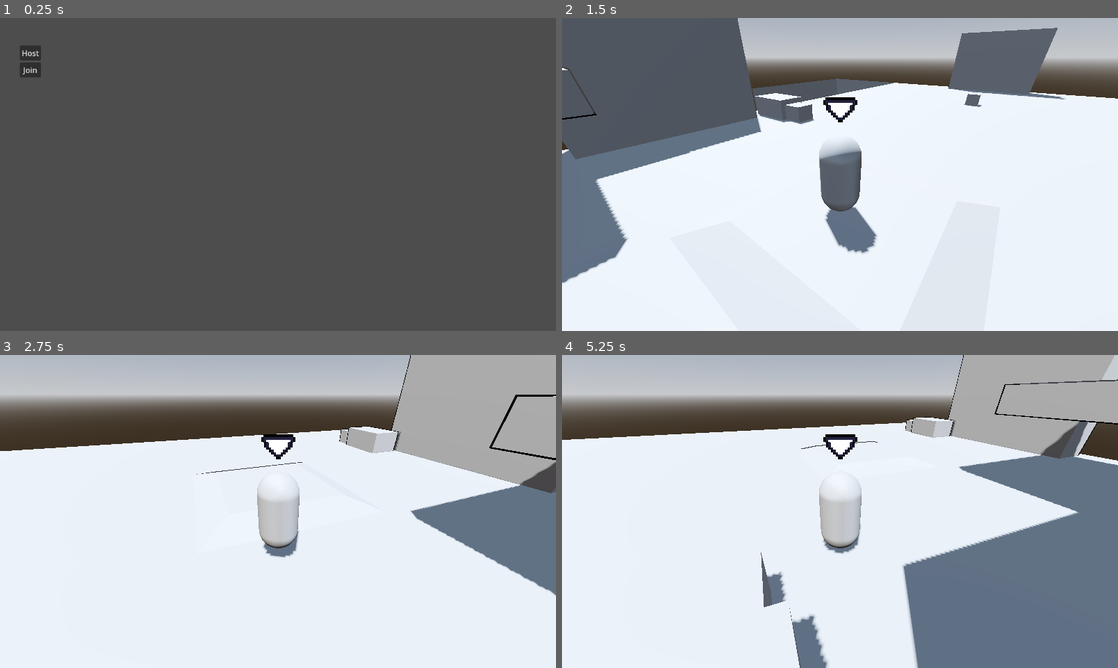
Above: before the commit, frames 1-4 (two rows, left to right).
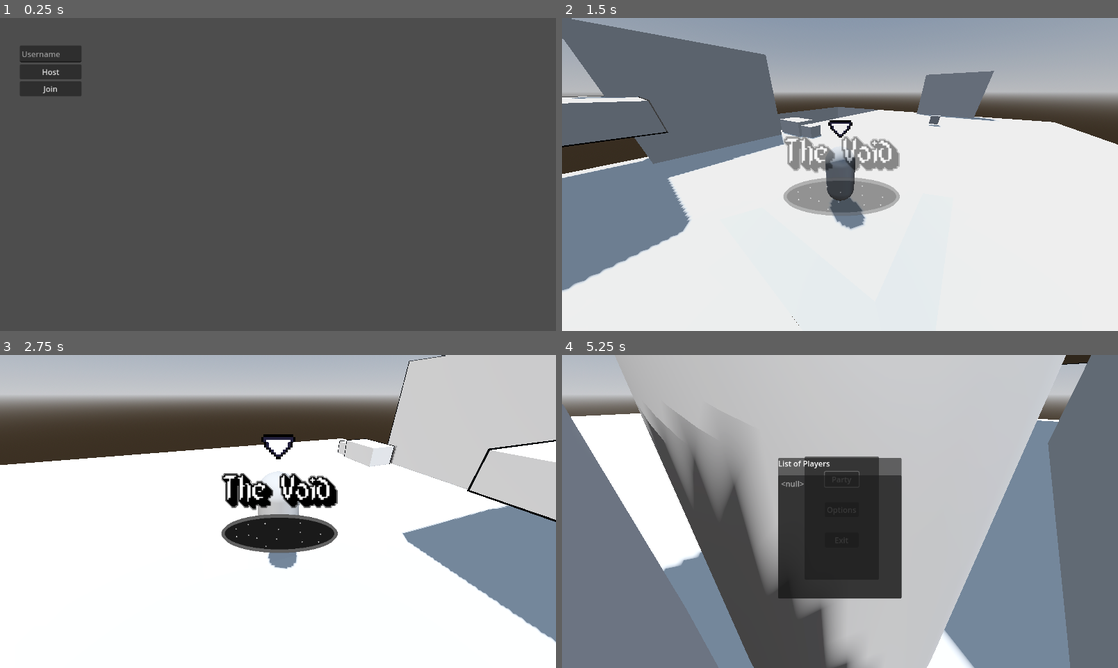
Above: after the commit, the same moments.

Repository: Yaszu-Mage/baco-bell
Game: Godot game, scene res://scenes/multiplayer-tip.tscn
The game is run twice, just before and just after one commit, with the same random seed, the same clock (stepped at 60 frames per second) and the same inputs. The engine's default icon, where the game draws it, is replaced by a stand-in: a white triangle on a blue panel in a dark square.
Inputs (mouse positions are in pixels of both pictures, inside the frame that each line leads up to):
- Up to frame 1 (0.25 s): no input
- Up to frame 2 (1.5 s): click "Host" at 0.5 s; tap Enter (ui_accept) at 1.25 s; move the mouse to (962, 158) at 1.27 s; hold Right (right) from 1.28 s (still down); hold Ctrl (slide) from 1.28 s (still down); click (962, 158) at 1.42 s
- Up to frame 3 (2.75 s): tap Enter (ui_accept) at 1.52, 1.55, 1.82, 2.1, 2.27, 2.57 s; move the mouse to (166, 527) at 2.02 s; release Right (right) at 2.03 s; release Ctrl (slide) at 2.03 s; hold S (ui_down) from 2.03 s (still down); tap Ctrl (slide) at 2.3 s
- Up to frame 4 (5.25 s): move the mouse to (895, 442) at 2.77 s; release S (ui_down) at 2.78 s; hold Right (right) 2.78-3.53 s; hold Ctrl (slide) 2.78-3.53 s; tap Enter (ui_accept) at 3.05, 3.77, 4.07 s; move the mouse to (812, 574) at 3.52 s; hold W (ui_up) 3.53-4.28 s; tap Ctrl (slide) at 3.6 s; click (812, 574) at 3.67 s; move the mouse to (1006, 558) at 4.27 s; hold Left (left) 4.28-5 s; hold Enter (ui_accept) 4.28-5 s; tap Escape (menu, bound only after the commit) at 4.9 s; click (840, 480) at 5 s, where only the run after the commit has a clickable "Party"

The runs differ from the first frame. In frame 1, 1.3% of the frame differs, in the area x 3-15%, y 8-25%; in frame 2, 34%; in frame 3, 23%; in frame 4, 70%, in the area x 0-100%, y 0-100%.
Error after the commit: Invalid type in function 'add_item' in base 'ItemList'. Cannot convert argument 1 from Nil to String. (res://script/player.gd:173)

Commit message:
Added Title Cards, and beginning of party system

Diff:
--- a/Global_Lists.gd
+++ b/Global_Lists.gd
@@ -15,7 +15,9 @@
 	the_void,
 }
 enum ability_types {attack,healing,defend}
-
+var players = []
+var usernames = {}
+var instances = {}
 # Called when the node enters the scene tree for the first time.
 func _ready() -> void:
 	pass # Replace with function body.
--- /dev/null
+++ b/assets/materials/checker.tres
@@ -0,0 +1,11 @@
+[gd_resource type="StandardMaterial3D" load_steps=5 format=2]
+[ext_resource path="checker_albedo.png" type="Texture" id=1]
+[ext_resource path="checker_normal.png" type="Texture" id=3]
+[resource]
+albedo_color = Color(1, 1, 1, 1)
+albedo_texture = ExtResource( 1 )
+metallic = 0
+roughness = 1
+normal_enabled = true
+normal_scale = 1
+normal_texture = ExtResource( 3 )
--- a/project.godot
+++ b/project.godot
@@ -73,3 +73,8 @@
 "events": [Object(InputEventKey,"resource_local_to_scene":false,"resource_name":"","device":-1,"window_id":0,"alt_press …(195 unchanged characters)…
 ]
 }
+menu={
+"deadzone": 0.2,
+"events": [Object(InputEventKey,"resource_local_to_scene":false,"resource_name":"","device":-1,"window_id":0,"alt_pressed":false,"shift_pressed":false,"ctrl_pressed":false,"meta_pressed":false,"pressed":false,"keycode":0,"physical_keycode":4194305,"key_label":0,"unicode":0,"location":0,"echo":false,"script":null)
+]
+}
--- a/scenes/enemy_base.tscn
+++ b/scenes/enemy_base.tscn
@@ -12,3 +12,8 @@
 
 [node name="MultiplayerSynchronizer" type="MultiplayerSynchronizer" parent="."]
 replication_config = SubResource("SceneReplicationConfig_fr7lv")
+
+[node name="VisibleOnScreenEnabler3D" type="VisibleOnScreenEnabler3D" parent="."]
+
+[connection signal="screen_entered" from="VisibleOnScreenEnabler3D" to="." method="_on_visible_on_screen_enabler_3d_screen_entered"]
+[connection signal="screen_exited" from="VisibleOnScreenEnabler3D" to="." method="_on_visible_on_screen_enabler_3d_screen_exited"]
--- a/scenes/multiplayer-tip.tscn
+++ b/scenes/multiplayer-tip.tscn
@@ -1,6 +1,14 @@
-[gd_scene load_steps=2 format=3 uid="uid://bgjqxlrky4y8n"]
+[gd_scene load_steps=3 format=3 uid="uid://bgjqxlrky4y8n"]
 
 [ext_resource type="Script" uid="uid://ps0smiy3ppyx" path="res://script/multiplayer.gd" id="1_w4jws"]
+
+[sub_resource type="SceneReplicationConfig" id="SceneReplicationConfig_3lg42"]
+properties/0/path = NodePath(".:username_sync")
+properties/0/spawn = true
+properties/0/replication_mode = 2
+properties/1/path = NodePath(".:instances")
+properties/1/spawn = true
+properties/1/replication_mode = 2
 
 [node name="Node3D" type="Node3D"]
 script = ExtResource("1_w4jws")
@@ -18,6 +26,11 @@
 offset_right = 85.0
 offset_bottom = 123.0
 
+[node name="TextEdit" type="TextEdit" parent="Menu/GridContainer"]
+custom_minimum_size = Vector2(128, 35)
+layout_mode = 2
+placeholder_text = "Username"
+
 [node name="Host" type="Button" parent="Menu/GridContainer"]
 layout_mode = 2
 text = "Host"
@@ -26,6 +39,9 @@
 layout_mode = 2
 text = "Join"
 
+[node name="MultiplayerSynchronizer" type="MultiplayerSynchronizer" parent="."]
+replication_config = SubResource("SceneReplicationConfig_3lg42")
+
 [connection signal="pressed" from="Menu/GridContainer/Host" to="." method="_on_button_pressed"]
 [connection signal="pressed" from="Menu/GridContainer/Host" to="." method="_on_host_pressed"]
 [connection signal="pressed" from="Menu/GridContainer/Join" to="." method="_on_join_pressed"]
--- a/scenes/player.tscn
+++ b/scenes/player.tscn
@@ -1,7 +1,8 @@
-[gd_scene load_steps=5 format=3 uid="uid://de8w3x5hpj6x"]
+[gd_scene load_steps=6 format=3 uid="uid://de8w3x5hpj6x"]
 
 [ext_resource type="Script" uid="uid://cci7i4x2sxe7d" path="res://script/player.gd" id="1_053sa"]
 [ext_resource type="Texture2D" uid="uid://b0b67538ni2of" path="res://assets/images/arrow.png" id="2_4alws"]
+[ext_resource type="Texture2D" uid="uid://dnxns5qpiqj8r" path="res://assets/images/void_titlecard.png" id="3_qhqgy"]
 
 [sub_resource type="CapsuleShape3D" id="CapsuleShape3D_63nt8"]
 
@@ -33,3 +34,113 @@
 [node name="RayCast3D" type="RayCast3D" parent="."]
 transform = Transform3D(1, 0, 0, 0, 1, 0, 0, 0, 1, 0, -1.01132, 0)
 target_position = Vector3(0, -1.5, 0)
+
+[node name="ColorRect" type="ColorRect" parent="."]
+visible = false
+offset_left = -163.0
+offset_top = -136.0
+offset_right = 2343.0
+offset_bottom = 1280.0
+color = Color(0, 0, 0, 1)
+
+[node name="TextureRect" type="TextureRect" parent="ColorRect"]
+modulate = Color(1, 1, 1, 0)
+layout_mode = 0
+offset_left = 614.0
+offset_top = 340.0
+offset_right = 870.0
+offset_bottom = 596.0
+texture = ExtResource("3_qhqgy")
+
+[node name="Camera2D" type="Camera2D" parent="ColorRect"]
+position = Vector2(739, 460)
+
+[node name="VBoxContainer" type="GridContainer" parent="."]
+offset_left = -573.0
+offset_top = -319.0
+offset_right = -62.0
+offset_bottom = 56.0
+theme_override_constants/h_separation = 146
+columns = 8
+
+[node name="Menu" type="Control" parent="."]
+visible = false
+layout_mode = 3
+anchors_preset = 0
+offset_right = 1160.0
+offset_bottom = 649.0
+
+[node name="Buttons" type="PanelContainer" parent="Menu"]
+custom_minimum_size = Vector2(128, 256)
+layout_mode = 2
+offset_left = 502.0
+offset_top = 209.0
+offset_right = 656.0
+offset_bottom = 465.0
+
+[node name="GridContainer" type="GridContainer" parent="Menu/Buttons"]
+layout_mode = 2
+theme_override_constants/h_separation = 42
+theme_override_constants/v_separation = 32
+columns = 3
+
+[node name="HSplitContainer2" type="HSplitContainer" parent="Menu/Buttons/GridContainer"]
+layout_mode = 2
+
+[node name="HSplitContainer3" type="HSplitContainer" parent="Menu/Buttons/GridContainer"]
+layout_mode = 2
+
+[node name="HSplitContainer4" type="HSplitContainer" parent="Menu/Buttons/GridContainer"]
+layout_mode = 2
+
+[node name="HSplitContainer5" type="HSplitContainer" parent="Menu/Buttons/GridContainer"]
+layout_mode = 2
+
+[node name="Party" type="Button" parent="Menu/Buttons/GridContainer"]
+layout_mode = 2
+text = "Party"
+
+[node name="HSplitContainer" type="HSplitContainer" parent="Menu/Buttons/GridContainer"]
+layout_mode = 2
+
+[node name="HSplitContainer6" type="HSplitContainer" parent="Menu/Buttons/GridContainer"]
+layout_mode = 2
+
+[node name="Button2" type="Button" parent="Menu/Buttons/GridContainer"]
+layout_mode = 2
+text = "Options"
+
+[node name="HSplitContainer7" type="HSplitContainer" parent="Menu/Buttons/GridContainer"]
+layout_mode = 2
+
+[node name="HSplitContainer8" type="HSplitContainer" parent="Menu/Buttons/GridContainer"]
+layout_mode = 2
+
+[node name="Quit" type="Button" parent="Menu/Buttons/GridContainer"]
+layout_mode = 2
+text = "Exit"
+
+[node name="List of Players" type="PanelContainer" parent="Menu"]
+visible = false
+layout_mode = 0
+offset_left = 447.0
+offset_top = 212.0
+offset_right = 694.0
+offset_bottom = 483.0
+
+[node name="GridContainer" type="GridContainer" parent="Menu/List of Players"]
+layout_mode = 2
+
+[node name="RichTextLabel" type="RichTextLabel" parent="Menu/List of Players/GridContainer"]
+custom_minimum_size = Vector2(128, 32)
+layout_mode = 2
+theme_override_colors/default_color = Color(1, 1, 1, 1)
+text = "List of Players"
+
+[node name="ItemList" type="ItemList" parent="Menu/List of Players/GridContainer"]
+custom_minimum_size = Vector2(256, 256)
+layout_mode = 2
+
+[connection signal="pressed" from="Menu/Buttons/GridContainer/Party" to="." method="_on_party_pressed"]
+[connection signal="pressed" from="Menu/Buttons/GridContainer/Quit" to="." method="_on_quit_pressed"]
+[connection signal="item_selected" from="Menu/List of Players/GridContainer/ItemList" to="." method="_on_item_list_item_selected"]
--- /dev/null
+++ b/scenes/player_party.tscn
@@ -0,0 +1,79 @@
+[gd_scene load_steps=5 format=3 uid="uid://doposct80yq8f"]
+
+[ext_resource type="Script" uid="uid://dnkvhmra866nh" path="res://script/player_party.gd" id="1_8stdq"]
+[ext_resource type="Texture2D" uid="uid://rv8g43tkf2if" path="res://icon.svg" id="1_il2pf"]
+
+[sub_resource type="StyleBoxFlat" id="StyleBoxFlat_8stdq"]
+bg_color = Color(1, 0.00469549, 0.277257, 1)
+border_width_left = 1
+border_width_top = 1
+border_width_right = 1
+border_width_bottom = 1
+border_color = Color(0, 0, 0, 1)
+border_blend = true
+corner_radius_top_left = 4
+corner_radius_top_right = 4
+corner_radius_bottom_right = 4
+corner_radius_bottom_left = 4
+
+[sub_resource type="StyleBoxFlat" id="StyleBoxFlat_cfhbw"]
+bg_color = Color(0.294373, 0.600631, 1, 1)
+border_width_left = 1
+border_width_top = 1
+border_width_right = 1
+border_width_bottom = 1
+border_color = Color(0, 0, 0, 1)
+border_blend = true
+corner_radius_top_left = 4
+corner_radius_top_right = 4
+corner_radius_bottom_right = 4
+corner_radius_bottom_left = 4
+
+[node name="Player" type="Control"]
+layout_mode = 3
+anchors_preset = 15
+anchor_right = 1.0
+anchor_bottom = 1.0
+grow_horizontal = 2
+grow_vertical = 2
+scale = Vector2(0.5, 0.5)
+script = ExtResource("1_8stdq")
+
+[node name="PanelContainer" type="PanelContainer" parent="."]
+layout_mode = 0
+offset_right = 140.0
+offset_bottom = 169.0
+
+[node name="VBoxContainer" type="VBoxContainer" parent="PanelContainer"]
+layout_mode = 2
+
+[node name="TextureRect" type="TextureRect" parent="PanelContainer/VBoxContainer"]
+layout_mode = 2
+texture = ExtResource("1_il2pf")
+
+[node name="GridContainer" type="HBoxContainer" parent="PanelContainer/VBoxContainer"]
+layout_mode = 2
+
+[node name="HSplitContainer" type="HSplitContainer" parent="PanelContainer/VBoxContainer/GridContainer"]
+layout_mode = 2
+
+[node name="Health" type="ProgressBar" parent="PanelContainer/VBoxContainer/GridContainer"]
+custom_minimum_size = Vector2(64, 27)
+layout_mode = 2
+theme_override_styles/fill = SubResource("StyleBoxFlat_8stdq")
+value = 100.0
+show_percentage = false
+
+[node name="Mana" type="ProgressBar" parent="PanelContainer/VBoxContainer/GridContainer"]
+custom_minimum_size = Vector2(64, 27)
+layout_mode = 2
+theme_override_styles/fill = SubResource("StyleBoxFlat_cfhbw")
+value = 100.0
+show_percentage = false
+
+[node name="HSplitContainer2" type="HSplitContainer" parent="PanelContainer/VBoxContainer/GridContainer"]
+layout_mode = 2
+
+[node name="HSplitContainer" type="HSplitContainer" parent="PanelContainer/VBoxContainer"]
+custom_minimum_size = Vector2(0, 6)
+layout_mode = 2
--- a/scenes/world.tscn
+++ b/scenes/world.tscn
@@ -1,5 +1,6 @@
-[gd_scene load_steps=12 format=4 uid="uid://dg8by3s6h6mrh"]
+[gd_scene load_steps=13 format=4 uid="uid://dg8by3s6h6mrh"]
 
+[ext_resource type="Script" uid="uid://g58gqvmt3cay" path="res://script/world_void.gd" id="1_k0juu"]
 [ext_resource type="ArrayMesh" uid="uid://c4cigyfwqbbla" path="res://assets/model/map.obj" id="1_nnsk1"]
 [ext_resource type="PackedScene" uid="uid://djf6i1t13v5tq" path="res://scenes/enemy_base.tscn" id="2_rwgxs"]
 [ext_resource type="Script" uid="uid://d2ldvls4abn84" path="res://script/world_boundry.gd" id="3_4wyf3"]
@@ -42,7 +43,8 @@
 
 [sub_resource type="WorldBoundaryShape3D" id="WorldBoundaryShape3D_rwgxs"]
 
-[node name="Node3D" type="Node3D"]
+[node name="world" type="Node3D"]
+script = ExtResource("1_k0juu")
 
 [node name="DirectionalLight3D" type="DirectionalLight3D" parent="."]
 transform = Transform3D(-0.866023, -0.433016, 0.250001, 0, 0.499998, 0.866027, -0.500003, 0.749999, -0.43301, 0, 0, 0)
--- a/script/cuber.gd
+++ b/script/cuber.gd
@@ -73,3 +73,15 @@
 		await agent.target_reached
 		agent.target_position = original
 	wander()
+
+
+func _on_visible() -> void:
+	if is_multiplayer_authority():
+		print(visible)
+		visible = true
+
+
+func _on_invisible() -> void:
+	if is_multiplayer_authority():
+		print(visible)
+		visible = false
--- a/script/enemy_base.gd
+++ b/script/enemy_base.gd
@@ -11,10 +11,19 @@
 var type = 0
 var spawn_location_value = spawn_location.the_void;
 var reason = spawn_reason.Natural;
+var me
 @onready var multiplayer_sync = $MultiplayerSynchronizer
 func _ready() -> void:
 	print(multiplayer_sync.replication_config)
 	match type:
 		0:
-			var cuber = load("res://scenes/cuber.tscn").instantiate()
-			add_child(cuber)
+			me = load("res://scenes/cuber.tscn").instantiate()
+			add_child(me)
+
+
+func _on_visible_on_screen_enabler_3d_screen_entered() -> void:
+	me.visible = true
+
+
+func _on_visible_on_screen_enabler_3d_screen_exited() -> void:
+	me.visible = false
--- a/script/multiplayer.gd
+++ b/script/multiplayer.gd
@@ -3,20 +3,18 @@
 
 const PORT = 9999
 const ADDRESS = "127.0.0.1"
-
+@export var username_sync = {}
 var connected_peer_ids = []
 var local_player_character
+@export var instances = {}
 var world = preload("res://scenes/world.tscn")
-
 func _on_host_pressed():
 	var world_instance = world.instantiate()
 	add_child(world_instance)
 	$Menu.visible = false
 	multiplayer_peer.create_server(PORT)
 	multiplayer.multiplayer_peer = multiplayer_peer
-
 	add_player_character(1)
-
 	multiplayer_peer.peer_connected.connect(
 		func(new_peer_id):
 			await get_tree().create_timer(1).timeout
@@ -34,7 +32,12 @@
 
 func add_player_character(peer_id):
 	connected_peer_ids.append(peer_id)
+	var username = $Menu/GridContainer/TextEdit.text
+	if username != "":
+		username_sync.set(connected_peer_ids[0],username)
+		print(username_sync.get(connected_peer_ids[0]))
 	var player_character = preload("res://scenes/player.tscn").instantiate()
+	instances.set(connected_peer_ids[0],player_character)
 	player_character.set_multiplayer_authority(peer_id)
 	add_child(player_character)
 	if peer_id == multiplayer.get_unique_id():
@@ -48,3 +51,8 @@
 func add_previously_connected_player_characters(peer_ids):
 	for peer_id in peer_ids:
 		add_player_character(peer_id)
+
+func _process(delta: float) -> void:
+	GlobalLists.players = connected_peer_ids
+	GlobalLists.usernames = username_sync
+	GlobalLists.instances = instances
--- a/script/player.gd
+++ b/script/player.gd
@@ -8,20 +8,47 @@
 var slide_speed = 2.0
 var slide_stamina = 100
 var slide_duration = 10
+@onready var menu = $Menu
+var accepted = false
+var party_marker : Node = null
 var wall_limit = 3
 var is_wall_running = false
 var slide_exponent = 0.1
 var can_double_jump = true
 var rotating_now = false
+var party = []
+var is_in_party = false
 @onready var cam_rot = $SpringArm3D
 var wall_normal
+@onready var camera = $SpringArm3D/Camera3D
 @onready var floor_ray = $RayCast3D
 var fall = Vector3()
 var waller = false
 var clicked = false
+var last_direction : Vector3 = Vector3.ZERO
+enum world_type {
+	the_void
+}
+@onready var title_card = $ColorRect/TextureRect
+@onready var fade = $ColorRect
 func _ready() -> void:
 	wall_min_slide_angle = 90
 	name = str(get_multiplayer_authority())
+	var tween = create_tween()
+	if is_multiplayer_authority():
+		fade.visible = true
+		tween.tween_property(fade,"color",Color(0,0,0,0),1)
+		await get_tree().create_timer(0.5).timeout
+		var world = get_parent().get_node("world")
+		var world_enum = world.world
+		match world_enum:
+			world_type.the_void:
+				var new_tween = create_tween()
+				title_card.texture = load("res://assets/images/void_titlecard.png")
+				new_tween.tween_property(title_card,"modulate",Color(1,1,1,1),1)
+				await get_tree().create_timer(2.0).timeout
+				var brand_new_tween = create_tween()
+				brand_new_tween.tween_property(title_card,"modulate",Color(1,1,1,0),1)
 
 func _physics_process(delta: float) -> void:
 	if is_multiplayer_authority():
@@ -41,7 +68,7 @@
 		if Input.is_action_just_pressed("ui_accept") and !is_on_wall() and !is_on_floor() and can_double_jump:
 			velocity.y = JUMP_VELOCITY
 			can_double_jump = false
-		if Input.is_action_pressed("left"):
+		if Input.is_action_pressed("left") and !menu.visible:
 			if !rotating_now:
 				rotating_now = true
 				var new_value = self.rotation.y + 0.5
@@ -49,7 +76,7 @@
 				tween.tween_property(self,"rotation",Vector3(0,new_value,0),0.1)
 				await tween.finished
 				rotating_now = false
-		if Input.is_action_pressed("right"):
+		if Input.is_action_pressed("right") and !menu.visible:
 			if !rotating_now:
 				rotating_now = true
 				var new_value = self.rotation.y - 0.5
@@ -64,6 +91,8 @@
 		var input_dir := Input.get_vector("ui_left", "ui_right", "ui_up", "ui_down")
 		var direction := (transform.basis * Vector3(input_dir.x, 0, input_dir.y)).normalized()
 		if is_on_wall_only() and Input.is_action_pressed("ui_accept") and !floor_ray.is_colliding() and !Input.is_action_pressed("slide") and wall_limit > 0:
+			var tween = create_tween()
+			tween.tween_property(camera,"fov",90,1)
 			wall_normal = get_slide_collision(0)
 			if wall_normal.get_normal().x != 0:
 				if wall_normal.get_normal().x > 0:
@@ -90,21 +119,30 @@
 			wall_limit -= 1
 		else:
 			is_wall_running = false
+			if (camera.fov == 90):
+				var tween = create_tween()
+				tween.tween_property(camera,"fov",75,1)
 		if !is_on_wall():
 			is_wall_running = false
 		if Input.is_action_pressed("slide"):
+			var tween = create_tween()
+			tween.tween_property(camera,"fov",95,0.1)
 			if slide_exponent < 0:
-				velocity = direction * pow(2,1 / slide_exponent) * SPEED * 2
-				slide_exponent += 1
+				velocity = last_direction * pow(2,1 / slide_exponent) * SPEED * 2
+				slide_exponent += 0.5
 				move_and_slide()
 			else:
 				velocity.x = move_toward(velocity.x, 0, SPEED)
 				velocity.z = move_toward(velocity.z, 0, SPEED)
 		else:
 			slide_exponent = -10.0
-		if direction:
+			if camera.fov == 95:
+				var tween = create_tween()
+				tween.tween_property(camera,"fov",75,0.1)
+		if direction and !menu.visible :
 			velocity.x = direction.x * SPEED
 			velocity.z = direction.z * SPEED
+			last_direction = direction
 		else:
 			velocity.x = move_toward(velocity.x, 0, SPEED)
 			velocity.z = move_toward(velocity.z, 0, SPEED)
@@ -118,3 +156,39 @@
 	velocity = authority_velocity
 	global_position = authority_position
 	move_and_slide()
+
+func _input(event: InputEvent) -> void:
+	if is_multiplayer_authority():
+		if Input.is_action_just_pressed("menu"):
+			menu.visible = not menu.visible
+
+func _process(delta: float) -> void:
+	if is_in_party and party_marker == null:
+		var instance = load("res://scenes/player_party.tscn").instantiate()
+		$VBoxContainer.add_child(instance)
+		instance.islocal = true
+	if $"Menu/List of Players".visible:
+		$"Menu/List of Players/GridContainer/ItemList".clear()
+		for e in GlobalLists.players:
+			$"Menu/List of Players/GridContainer/ItemList".add_item(GlobalLists.usernames.get(e))
+
+
+
+func _on_party_pressed() -> void:
+	$"Menu/List of Players".visible = not $"Menu/List of Players".visible
+
+func send_request(id):
+	pass
+func _on_item_list_item_selected(index: int) -> void:
+	var list = $"Menu/List of Players/GridContainer/ItemList"
+	var user = list.get_item_at_position(index)
+	var id = GlobalLists.usernames.find_key(user)
+	var player = GlobalLists.instances.get(id)
+	player.send_request(GlobalLists.usernames.get(GlobalLists.players[0]))
+	await get_tree().create_timer(30.0).timeout
+	if accepted:
+		party.append(player)
+
+
+func _on_quit_pressed() -> void:
+	get_tree().quit(0)
--- /dev/null
+++ b/script/player_party.gd
@@ -0,0 +1,11 @@
+extends Control
+@onready var health = $PanelContainer/VBoxContainer/GridContainer/Health
+@onready var mana = $PanelContainer/VBoxContainer/GridContainer/Mana
+@onready var portrait = $PanelContainer/VBoxContainer/TextureRect
+var islocal = false
+
+func _process(delta: float) -> void:
+	if islocal:
+		scale = Vector2(1,1)
+	else:
+		scale = Vector2(0.5,0.5)
--- /dev/null
+++ b/script/world_void.gd
@@ -0,0 +1,5 @@
+extends Node3D
+enum world_types {
+	the_void
+}
+var world = world_types.the_void
Binary file added: assets/images/void_titlecard.png
Not shown, added: assets/images/void_titlecard.png.import
Binary file added: assets/materials/checker_albedo.png
Not shown, added: assets/materials/checker_albedo.png.import
Binary file added: assets/materials/checker_normal.png
Not shown, added: assets/materials/checker_normal.png.import
Not shown, changed: assets/model/map.mtl
Not shown, changed: assets/model/map.obj
Not shown, added: script/player_party.gd.uid
Not shown, added: script/world_void.gd.uid
Not shown, added: assets/materials/ptexs/checker.ptex
